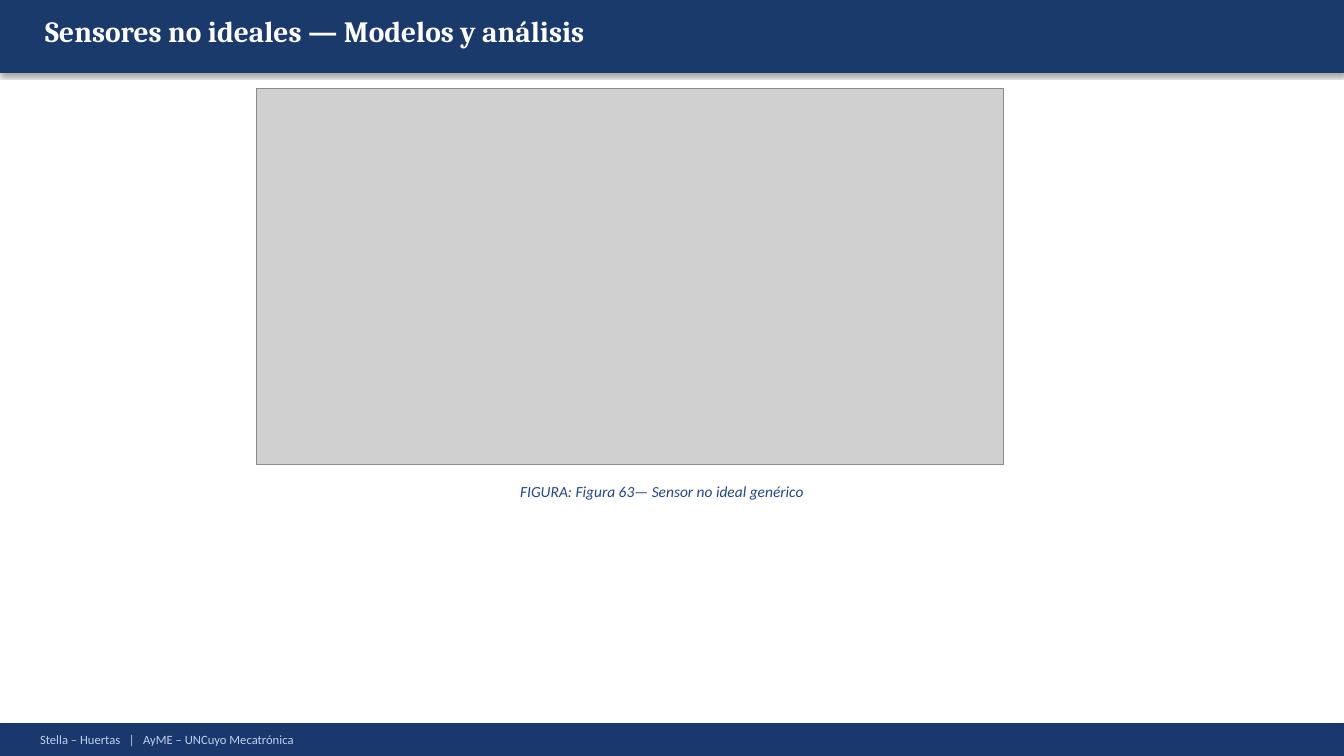
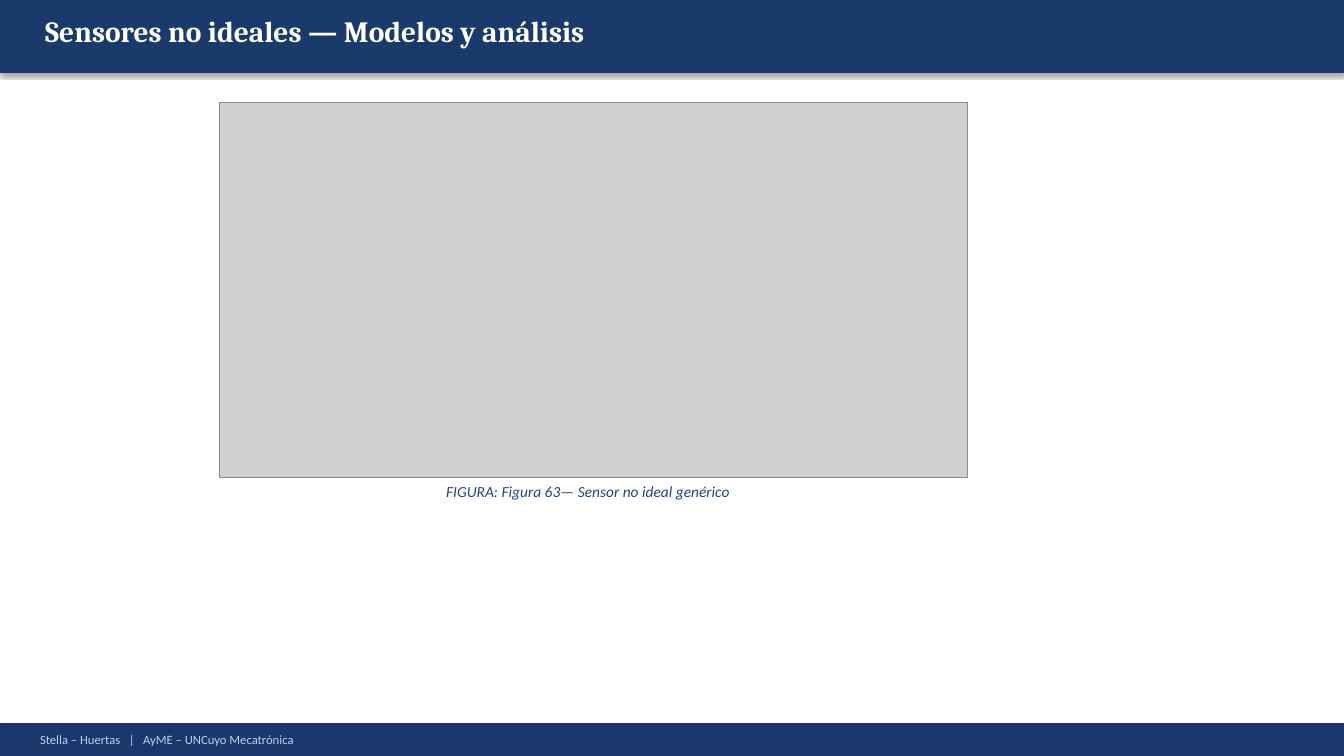
Before and after one commit to Juan-Stella/Automatica-y-maquinas-electricas-final, a slide deck: slide 93 of Presentación/AyME_Stella_Huertas_Presentacion1.pptx. Drawn at 1344x756 pixels with LibreOffice and Linux fonts; fonts in the diff are those of the drawing; grey boxes stand for pictures. Boxes give left, top, right and bottom in pixels: in the first picture for what was removed or moved away, otherwise in the second. Text is boxed around its words. In the diff, an @@ line names an element or a change of style, - is before the commit and + after.

```diff
--- a/Presentación/AyME_Stella_Huertas_Presentacion1.pptx
+++ b/Presentación/AyME_Stella_Huertas_Presentacion1.pptx
@@ picture: place and size @@
-picture at box(256, 89, 1004, 465)
+picture at box(220, 102, 968, 478)
@@ text "FIGURA: Figura 63— Sensor no ...": place and size @@
-text "FIGURA: Figura 63— Sensor no ..." at box(520, 486, 804, 500)
+text "FIGURA: Figura 63— Sensor no ..." at box(446, 486, 730, 500)
```
Also in this commit, not shown: 3 other slides changed.
